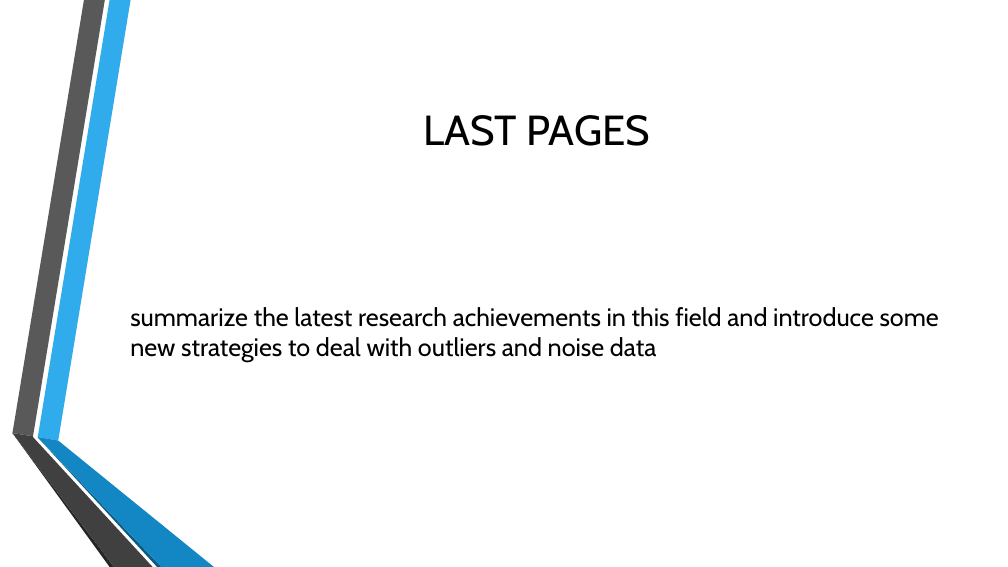
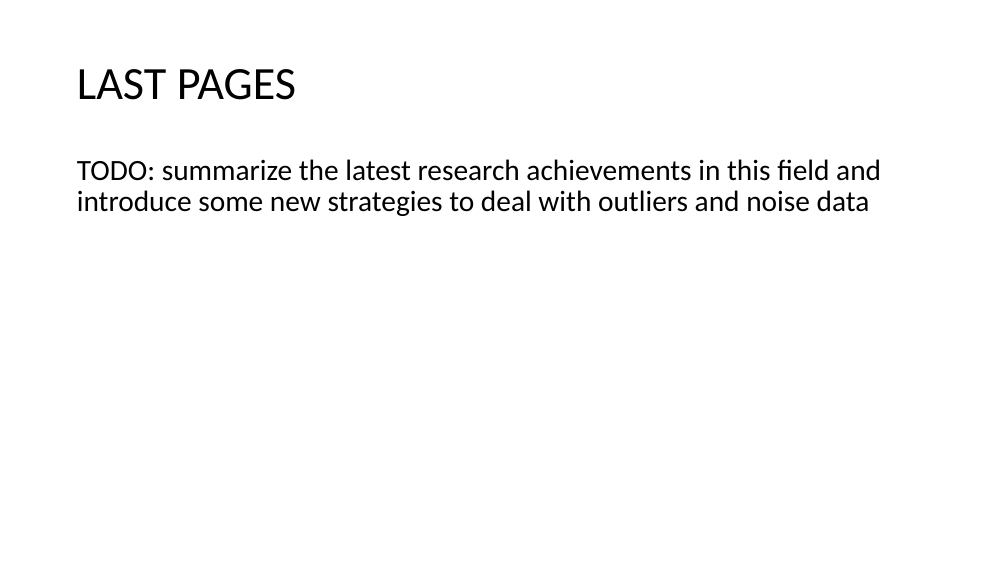
Before and after one commit to SC-One/ClusteringDataStream, a slide deck: slide 16 of Presentation/Data Mining in clustering.pptx (slide 23 before the commit). Drawn at 1008x567 pixels with LibreOffice and Linux fonts; fonts in the diff are those of the drawing; background and template pictures are left out. Boxes give left, top, right and bottom in pixels: in the first picture for what was removed or moved away, otherwise in the second. Text is boxed around its words. In the diff, an @@ line names an element or a change of style, - is before the commit and + after.

Commit message:
- Big cleaning slides (legendary commit :D) TODO: add paper's algorithm steps and explainations in slides(article)

```diff
--- a/Presentation/Data Mining in clustering.pptx
+++ b/Presentation/Data Mining in clustering.pptx
@@ title "LAST PAGES": place and size @@
-title "LAST PAGES" at [423, 115, 651, 146]
+title "LAST PAGES" at [77, 69, 296, 100]
@@ title "LAST PAGES" at [77, 69, 296, 100]: size 40 to 44 pt, font Cabin to Calibri; alignment centre to left; line spacing 1 to 0.9 @@
@@ text "TODO: summarize the latest research ..." at [77, 159, 881, 216]: vertical alignment middle to top @@
@@ text at [77, 159, 881, 216]: text changed; size 24 to 28 pt; font Cabin to Calibri @@
-summarize the latest research achievements in this field and introduce some new strategies to deal with outliers and noise data
+TODO: summarize the latest research achievements in this field and introduce some new strategies to deal with outliers and noise data
@@ group removed at [12, 0, 214, 567]: 6 freeform shapes @@
```
Also in this commit, not shown: 13 other slides changed, 5 slides added, 11 slides removed.
